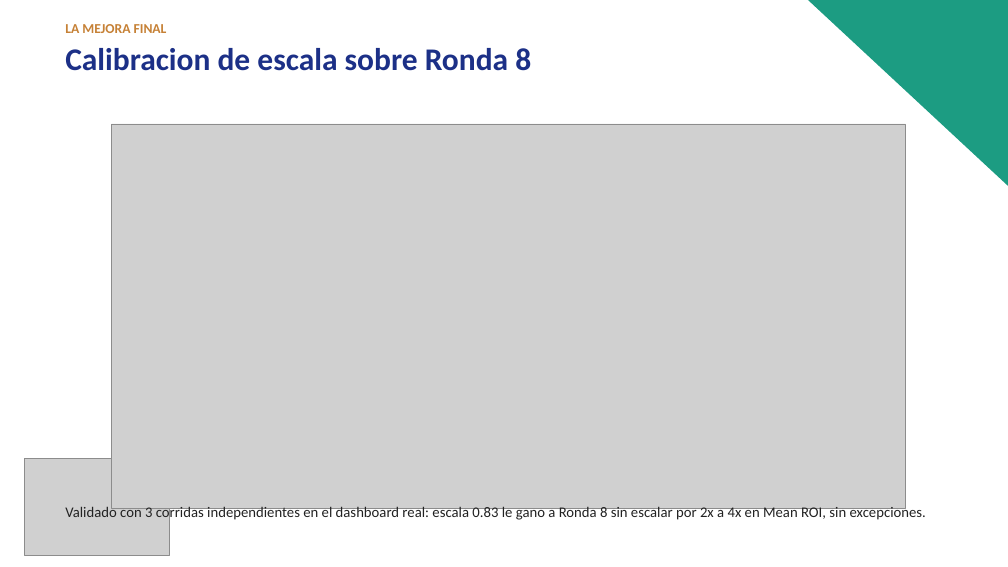
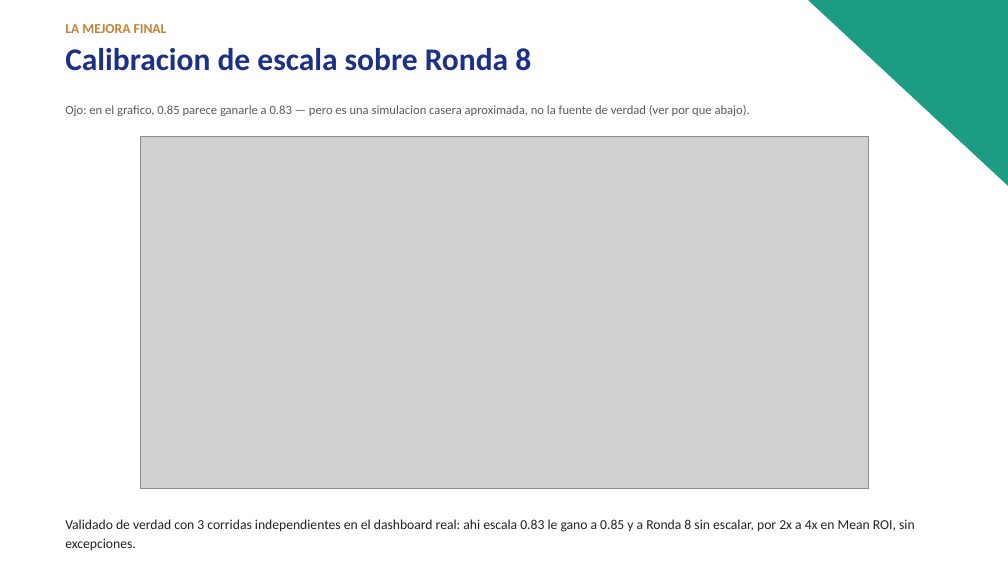
Before and after one commit to martinceriotti/26ROS_Sam, a slide deck: slide 6 of reports/resumen_proyecto_SAM.pptx. Drawn at 1008x567 pixels with LibreOffice and Linux fonts; fonts in the diff are those of the drawing; grey boxes stand for pictures. Boxes give left, top, right and bottom in pixels: in the first picture for what was removed or moved away, otherwise in the second. Text is boxed around its words. In the diff, an @@ line names an element or a change of style, - is before the commit and + after.

Commit message:
Sesion 2026-08-02 (cont.): aclaracion sobre el grafico de escala local
El barrido de escala local muestra un pico en 0.85 levemente mas alto que
0.83, lo cual podia confundir en la defensa. Se agrega una aclaracion en
los 3 documentos (PDF color, PDF imprimible, PPT): esa simulacion casera
es aproximada, y la decision real se tomo con 3 corridas independientes en
el dashboard de Practice, donde 0.83 le gano a 0.85 de forma consistente.

Se guarda tambien reports/desarrollo_proyecto_SAM.pdf (version a color),
pendiente de la sesion anterior por estar el archivo bloqueado.

```diff
--- a/reports/resumen_proyecto_SAM.pptx
+++ b/reports/resumen_proyecto_SAM.pptx
@@ text added at (65, 105, 750, 116), 12 pt, text #5B5B5B @@
+Ojo: en el grafico, 0.85 parece ganarle a 0.83 — pero es una simulacion casera aproximada, no la fuente de verdad (ver por que abajo).
@@ picture: place and size @@
-picture at (112, 124, 906, 508)
+picture at (141, 136, 868, 488)
@@ picture removed at (25, 459, 169, 556) @@
@@ text at (65, 519, 915, 550): text changed; size 14 to 13 pt @@
-Validado con 3 corridas independientes en el dashboard real: escala 0.83 le gano a Ronda 8 sin escalar por 2x a 4x en Mean ROI, sin excepciones.
+Validado de verdad con 3 corridas independientes en el dashboard real: ahi escala 0.83 le gano a 0.85 y a Ronda 8 sin escalar, por 2x a 4x en Mean ROI, sin excepciones.
```
Also in this commit, not shown: 5 other files.
